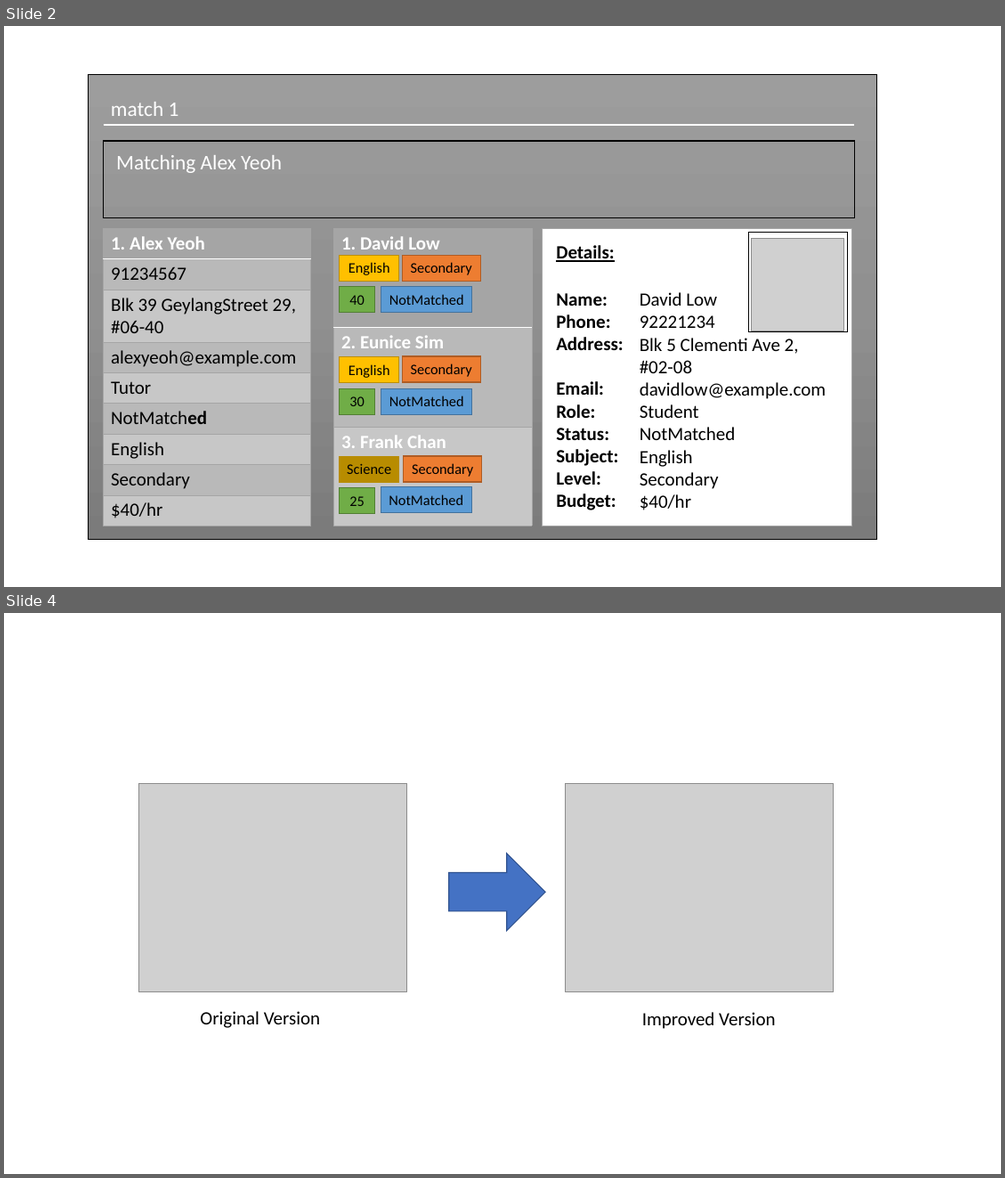
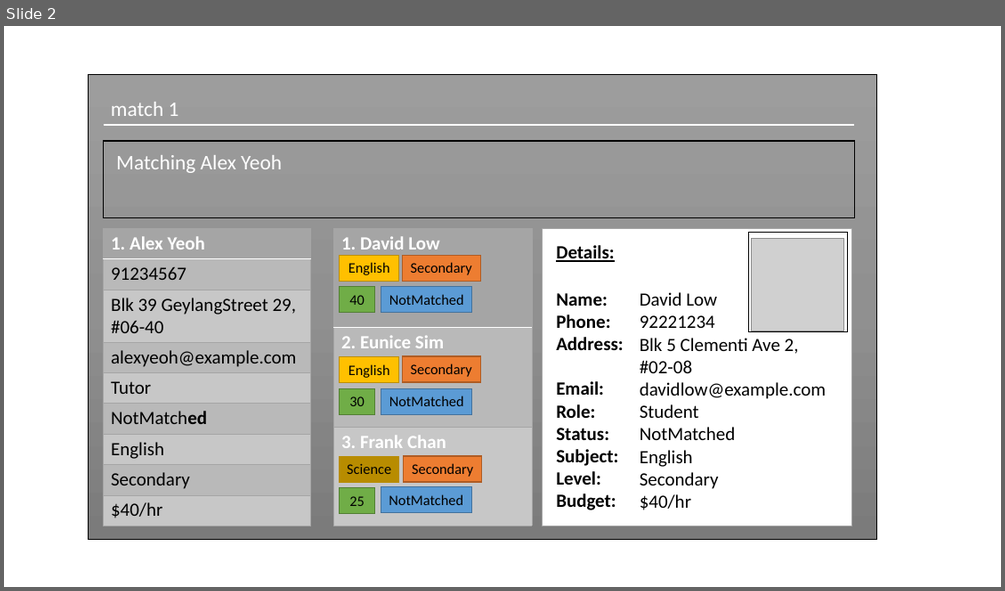
Before and after one commit to sherlynng/main, a slide deck: docs/diagrams/UiMockUp.pptx. Shown one above the other, each under a label of ours: slides 2 and 4 before the commit, slide 2 after it; the slides between them are not shown. The pictures are 1005x1178 and 1005x591 pixels, drawn with LibreOffice and Linux fonts; fonts in the diff are those of the drawing; grey boxes stand for pictures. Boxes give left, top, right and bottom in pixels: in the first picture for what was removed or moved away, otherwise in the second. Text is boxed around its words. In the diff, an @@ line names an element or a change of style, - is before the commit and + after.

```diff
--- a/docs/diagrams/UiMockUp.pptx
+++ b/docs/diagrams/UiMockUp.pptx
@@ slide 4 removed at (4, 613, 1001, 1174), background #FFFFFF @@
@@ group removed at (138, 784, 834, 1029): 2 pictures, 2 texts, 1 right arrow @@
-Original Version
-Improved Version
```
Also in this commit, not shown: 1 other slide removed, 7 other files.
